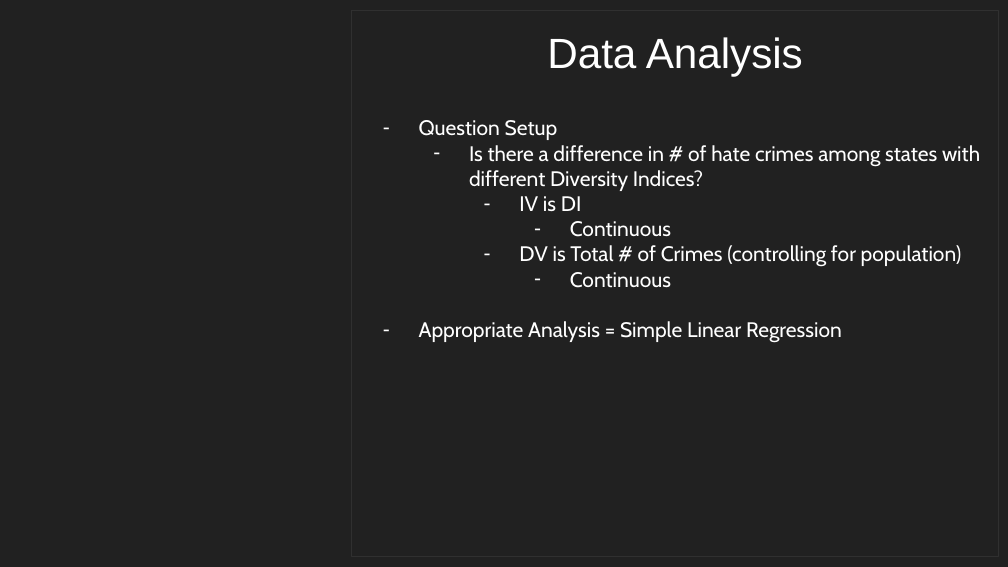
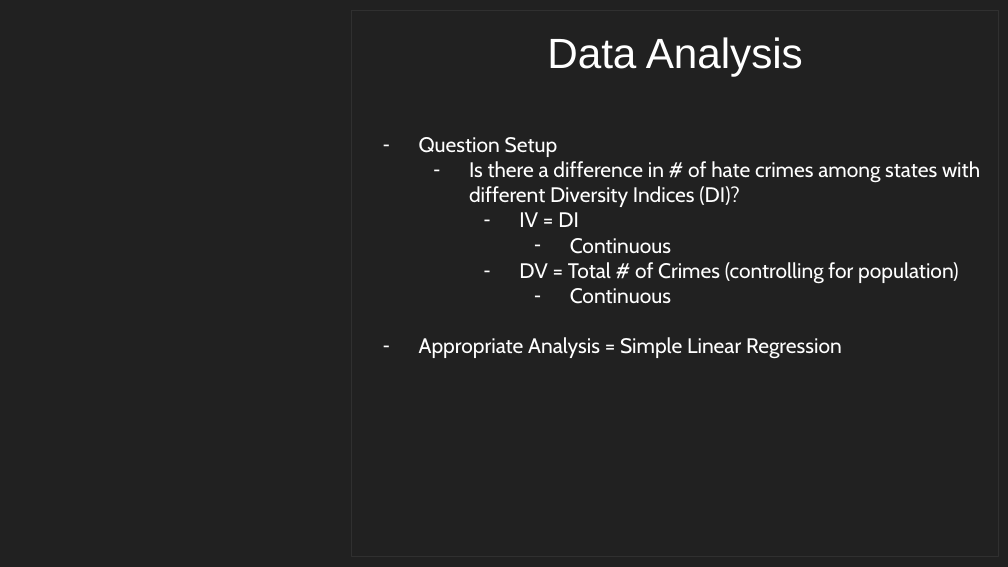
Before and after one commit to atamara/CrimeStatistics, a slide deck: slide 13 of Media Files/FINAL PROJECT - DATA SCIENCE.pptx. Drawn at 1008x567 pixels with LibreOffice and Linux fonts; fonts in the diff are those of the drawing; background and template pictures are left out. Boxes give left, top, right and bottom in pixels: in the first picture for what was removed or moved away, otherwise in the second. Text is boxed around its words. In the diff, an @@ line names an element or a change of style, - is before the commit and + after.

```diff
--- a/Media Files/FINAL PROJECT - DATA SCIENCE.pptx
+++ b/Media Files/FINAL PROJECT - DATA SCIENCE.pptx
@@ text "Question Setup": place and size @@
-text "Question Setup" at bbox=[419, 120, 980, 343]
+text "Question Setup" at bbox=[419, 137, 980, 359]
@@ text at bbox=[469, 161, 980, 227]: text changed @@
-  – Is there a difference in # of hate crimes among states with different Diversity Indices?
-    – IV is DI
+  – Is there a difference in # of hate crimes among states with different Diversity Indices (DI)?
+    – IV = DI
@@ text at bbox=[519, 262, 959, 284]: text changed @@
-    – DV is Total # of Crimes (controlling for population)
+    – DV = Total # of Crimes (controlling for population)
```
Also in this commit, not shown: 7 other slides changed.
